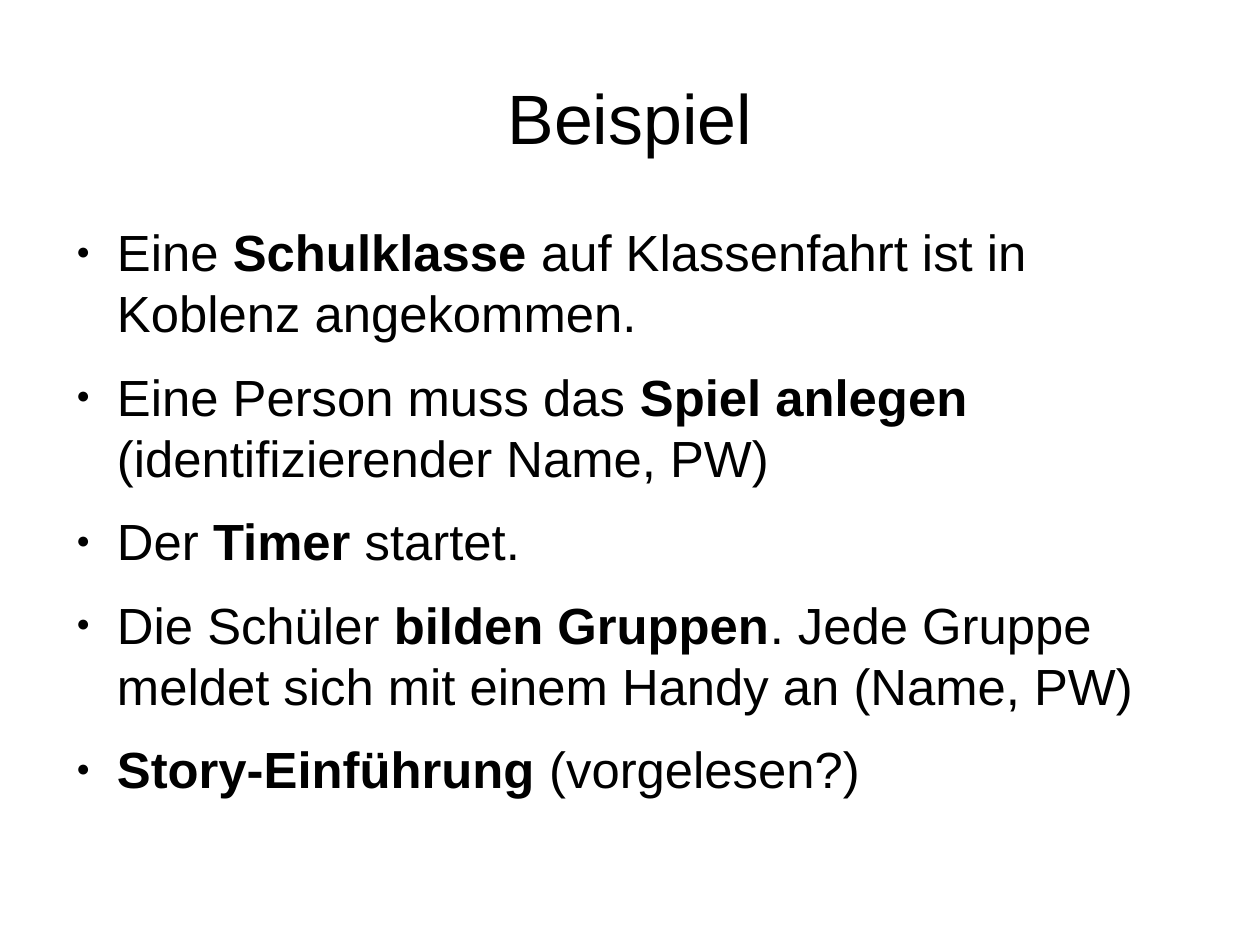
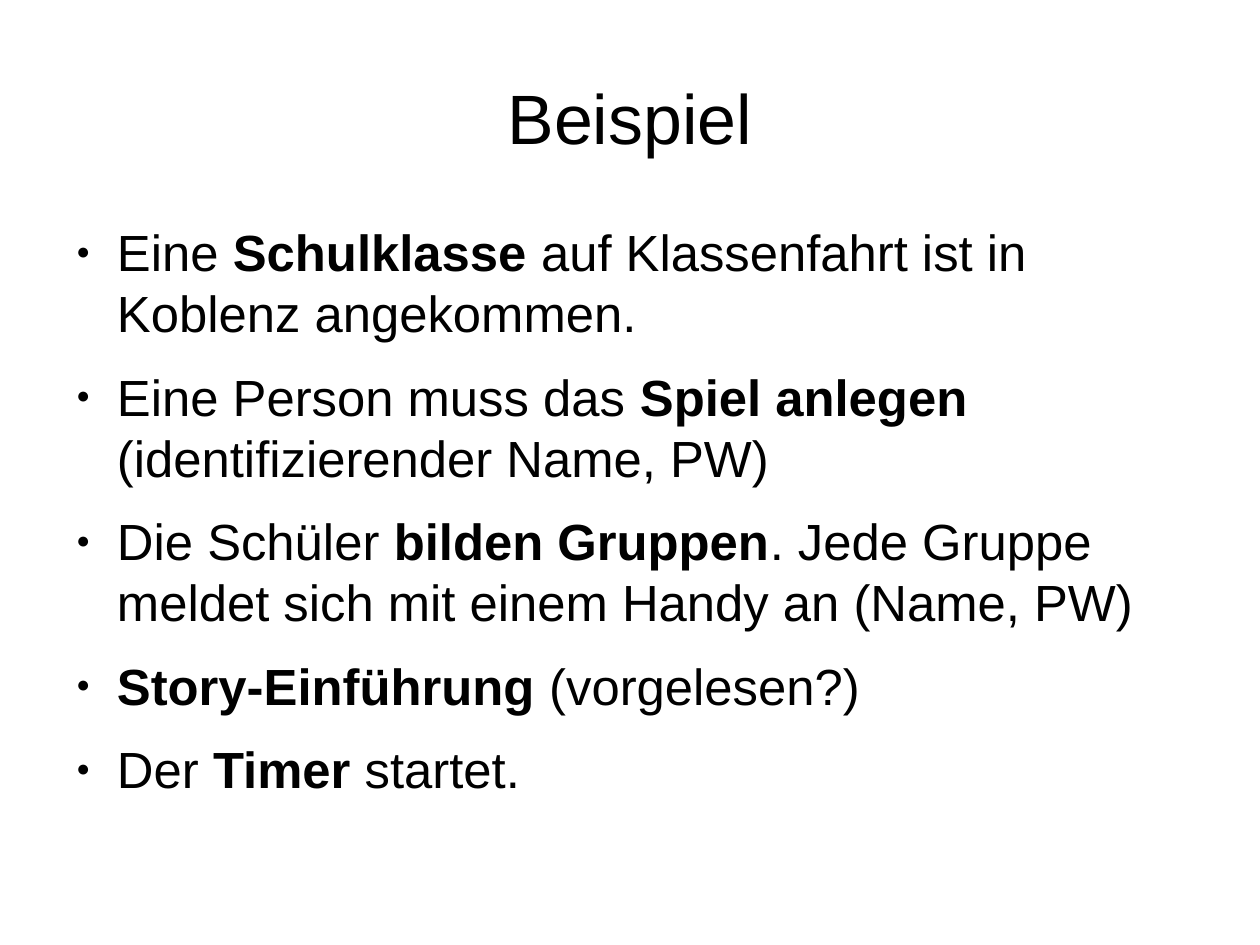
Before and after one commit to Institute-Web-Science-and-Technologies/GeoVisualization, a slide deck: slide 8 of Praesentation.odp. Drawn at 1260x945 pixels with LibreOffice and Linux fonts; fonts in the diff are those of the drawing. Boxes give left, top, right and bottom in pixels: in the first picture for what was removed or moved away, otherwise in the second. Text is boxed around its words. In the diff, an @@ line names an element or a change of style, - is before the commit and + after.

```diff
--- a/Praesentation.odp
+++ b/Praesentation.odp
@@ text at box(117, 523, 520, 561): paragraph removed @@
-● Der Timer startet.
@@ text at box(117, 751, 520, 789): paragraph added @@
+● Der Timer startet.
```
Also in this commit, not shown: 2 other slides changed.
